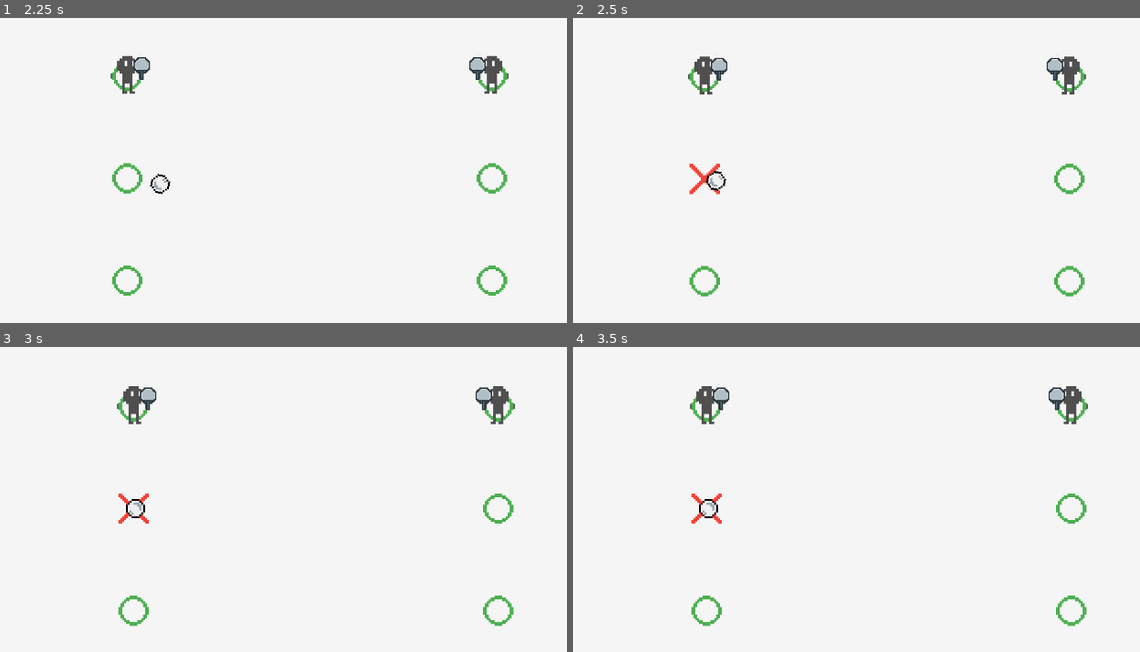
Above: before the commit, frames 1-4 (two rows, left to right).
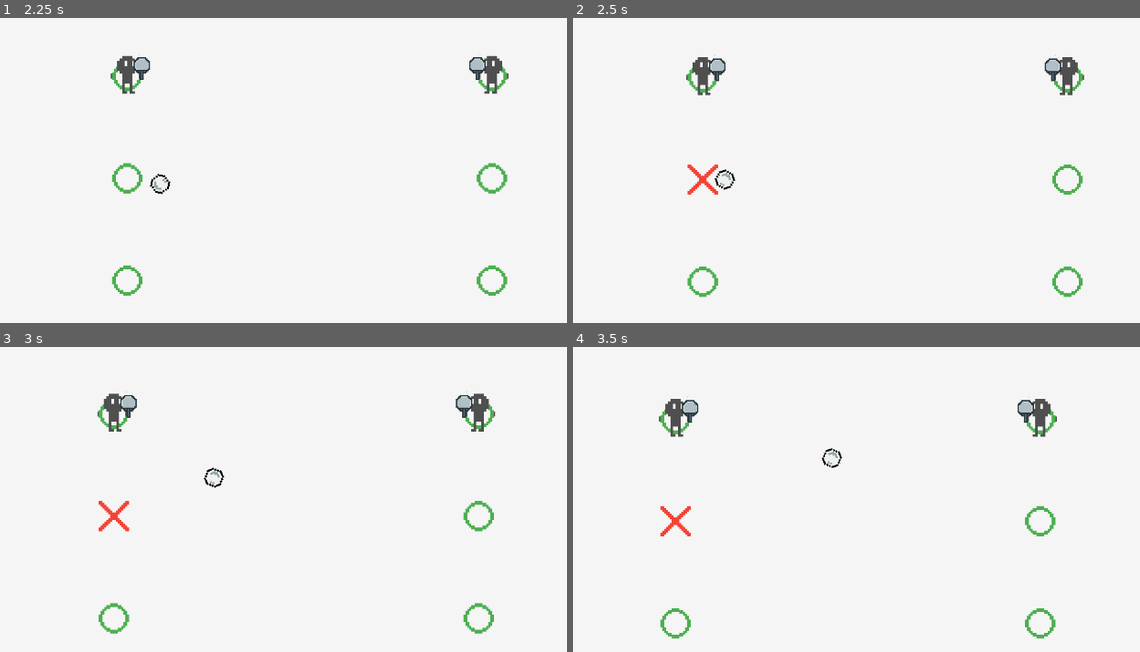
Above: after the commit, the same moments.

Repository: xharris/pongplus
Game: Godot game, scene res://entities/game/game.tscn
The game is run twice, just before and just after one commit, with the same random seed, the same clock (stepped at 60 frames per second) and the same inputs.
Inputs:
- Up to frame 1 (2.25 s): no input
- Up to frame 2 (2.5 s): no input
- Up to frame 3 (3 s): no input
- Up to frame 4 (3.5 s): no input

Frame 1 is identical in both runs. In frame 2, 1.6% of the frame differs, in the area x 19-91%, y 11-92%; in frame 3, 3.3%; in frame 4, 3.7%, in the area x 15-91%, y 11-96%.

Commit message:
stuff works

Diff:
--- a/components/ability/ability.gd
+++ b/components/ability/ability.gd
@@ -4,6 +4,10 @@
 @export var name: String
 @export var on_ready: Array[Visitor]
 
+@export var on_me_hit_missile_straight: Array[Visitor]
+@export var on_me_hit_missile_up: Array[Visitor]
+@export var on_me_hit_missile_down: Array[Visitor]
+
 @export var on_me_hit_ball: Array[Visitor]
 @export var on_ball_hit_me: Array[Visitor]
 
--- /dev/null
+++ b/components/filter_strategy.gd
@@ -0,0 +1,5 @@
+extends Resource
+class_name FilterStrategy
+
+func filter(item) -> bool:
+    return true
--- a/components/missile/missile.gd
+++ b/components/missile/missile.gd
@@ -1,5 +1,7 @@
 extends Node2D
 class_name Missile
+
+signal start_path_to(target: Node2D)
 
 ## Seconds
 const MISSILE_DURATION_MIN: float = 3
@@ -80,6 +82,7 @@
         )
     )
     _log.debug("target %s" % [target])
+    start_path_to.emit(target)
 
 func stop_pathing():
     if _tween:
--- a/components/node_group/node_group.gd
+++ b/components/node_group/node_group.gd
@@ -2,10 +2,12 @@
 class_name NodeGroup
 
 static func get_group(node: Node2D) -> NodeGroup:
+    if not node:
+        return
     for g: NodeGroup in node.get_tree().get_nodes_in_group(Groups.NODE_GROUP):
         if g.is_ancestor_of(node):
             return g
-    return null
+    return
 
 @export var position_strategy: PositionStrategy
 
--- /dev/null
+++ b/components/platform/platform_filter_strategy.gd
@@ -0,0 +1,11 @@
+extends FilterStrategy
+class_name PlatformFilterStrategy
+
+@export var enabled: bool = true
+
+func filter(item) -> bool:
+    if item is Platform:
+        if enabled != not item.is_disabled():
+            return false
+        return true
+    return false
--- a/components/util.gd
+++ b/components/util.gd
@@ -1,4 +1,4 @@
-extends Node
+extends Resource
 class_name Util
 
 static func get_ancestor(node: Node, ancestor_cls) -> Node:
@@ -7,3 +7,15 @@
     if is_instance_of(node, ancestor_cls):
         return node
     return get_ancestor(node.get_parent(), ancestor_cls)
+
+static func find_child(parent: Node, child_cls) -> Node:
+    for c: Node in parent.find_children('*'):
+        if is_instance_of(c, child_cls):
+            return c
+    return
+
+static func find_first_child_in_group(parent: Node, group: StringName) -> Node:
+    for n: Node in parent.get_tree().get_nodes_in_group(group):
+        if parent.is_ancestor_of(n):
+            return n
+    return
--- a/entities/ball/ball.gd
+++ b/entities/ball/ball.gd
@@ -26,6 +26,7 @@
     add_to_group(Groups.BALL)
     hitbox.accepted_visitor.connect(accept)
     hitbox.body_entered_once.connect(_on_body_entered_once)
+    missile.start_path_to.connect(_on_missile_start_path_to)
     sprite.scale = Vector2(sprite_scale, sprite_scale)
     for a in abilities:
         Visitor.visit(self, a.on_ready)
@@ -43,9 +44,7 @@
         global_position = missile.missile_position
     sprite.rotation = missile.velocity.angle()
 
-func missile_path_next_target():
-    if next_missile_target:
-        missile.path_to(next_missile_target)
-        var tween = sprite.create_tween()
-        tween.tween_property(sprite, "scale", Vector2(sprite_scale, sprite_scale), squeeze_duration)\
-            .from(Vector2(sprite_scale+squeeze_amount, sprite_scale-squeeze_amount))
+func _on_missile_start_path_to():
+    var tween = sprite.create_tween()
+    tween.tween_property(sprite, "scale", Vector2(sprite_scale, sprite_scale), squeeze_duration)\
+        .from(Vector2(sprite_scale+squeeze_amount, sprite_scale-squeeze_amount))
--- a/entities/ball/ball_target_platform_strategy.gd
+++ /dev/null
@@ -1,47 +0,0 @@
-extends Resource
-class_name BallMissileTargetStrategy
-
-enum AimDirection {STRAIGHT, UP, DOWN}
-
-var _log = Logger.new("ball_target_platform")#, Logger.Level.DEBUG)
-var direction: AimDirection
-
-func get_next_target(me: Missile) -> Node2D:
-    # get last platform targeted
-    var targets = me.target_history.duplicate()
-    targets.reverse()
-    var platform: Platform
-    for t in targets:
-        var p: Platform = Util.get_ancestor(t, Platform)
-        if p:
-            platform = p
-            break
-    if not platform:
-        _log.warn(
-            "no previously targeted platform:\n\tmissile.target_history: %s" % [
-                me.target_history
-            ])
-        return
-    # get same index platform in group
-    var last_group = NodeGroup.get_group(platform)
-    if not last_group:
-        _log.warn("platform is not part of a group: %s" % [platform])
-        return
-    var groups: Array[NodeGroup]
-    groups.assign(me.get_tree().get_nodes_in_group(Groups.NODE_GROUP))
-    groups.erase(last_group)
-    var group: NodeGroup = groups.pick_random()
-    var index_in_group = last_group.find(platform)
-    # get next platform to target
-    var next_missile_target: Node2D
-    match direction:
-        AimDirection.UP:
-            index_in_group -= 1
-        AimDirection.DOWN:
-            index_in_group += 1
-    var item = group.items[clampi(index_in_group, 0, group.items.size()-1)]
-    var next_platform = item.find_child('Platform')
-    next_missile_target = next_platform
-    # move to it
-    _log.debug("Ball next target: from %s to %s" % [platform, next_missile_target])
-    return next_missile_target
--- /dev/null
+++ b/entities/ball/visitors/missile_path_to_direction.gd
@@ -0,0 +1,74 @@
+## Will target a node in the given [code]target_group[/code] but in a different
+## NodeGroup.
+extends MissileVisitor
+class_name MissilePathToDirection
+
+enum AimDirection {STRAIGHT, UP, DOWN, RANDOM}
+
+var _log = Logger.new("ball_missile_path_to", Logger.Level.DEBUG)
+@export var direction: AimDirection
+@export var target_group: StringName
+@export var target_filter_strategy: FilterStrategy
+@export var avoid_repeat: bool = true
+@export var different_node_group: bool = true
+
+## Get last target in the same target_group
+func _get_last_target(me: Missile) -> Node2D:
+    var history = me.target_history.duplicate()
+    history.reverse() # newest to oldest
+    for t in history:
+        if t.is_in_group(target_group):
+            return t
+    return
+
+func visit_missile(me: Missile):
+    var items: Array[Node2D]
+    items.assign(me.get_tree().get_nodes_in_group(target_group))
+    # filter: avoid targeting same node
+    if avoid_repeat:
+        var last_target_same_group = _get_last_target(me)
+        if last_target_same_group:
+            items.erase(last_target_same_group)
+    # filter: only target in different NodeGroup
+    if different_node_group:
+        var last_target = _get_last_target(me)
+        if last_target:
+            var last_group = NodeGroup.get_group(last_target)
+            # get all groups that are not the last one
+            var other_groups: Array[NodeGroup]
+            for item in items:
+                var group = NodeGroup.get_group(item)
+                if group and group != last_group and not other_groups.has(group):
+                    other_groups.append(group)
+            if other_groups.size() > 0:
+                # only use items that belong to randomly picked group
+                var group: NodeGroup = other_groups.pick_random()
+                _log.debug("pick group %s -> %s" % [last_group, group])
+                items = items.filter(func(item: Node2D):
+                    return group.find(item) >= 0)
+    # filter: use filter strategy
+    if target_filter_strategy:
+        items = items.filter(target_filter_strategy.filter)
+    if items.size() == 0:
+        _log.error(items.size() == 0, "no targets")
+        me.stop_pathing()
+        return
+    # use aim direction
+    var index: int
+    var last_target_same_group = _get_last_target(me)
+    if last_target_same_group:
+        var last_group = NodeGroup.get_group(last_target_same_group)
+        if last_group:
+            index = last_group.find(last_target_same_group)
+    match direction:
+        AimDirection.UP:
+            index -= 1
+        AimDirection.DOWN:
+            index += 1
+        AimDirection.RANDOM:
+            index = randi() % items.size()
+    index = clampi(index, 0, items.size()-1)
+    # finally, path to it
+    var next_target = items[index]
+    _log.debug("set target: from %s to %s" % [me.target_history.back(), next_target])
+    me.path_to(next_target)
--- a/entities/platform_movement/platform_movement.gd
+++ b/entities/platform_movement/platform_movement.gd
@@ -13,23 +13,23 @@
     if not _current:
         _log.warn("not currently on a platform")
         return false
-    if not _current.up:
+    var next = _current.up
+    if not next:
         return false
-    _current = _current.up
-    while _current and not can_move_to(_current):
-        _current = _current.up
-    return move_to_platform(_current)
+    while next and not can_move_to(next):
+        next = next.up
+    return move_to_platform(next)
 
 func move_down() -> bool:
     if not _current:
         _log.warn("not currently on a platform")
         return false
-    if not _current.down:
+    var next = _current.down
+    if not next:
         return false
-    _current = _current.down
-    while _current and not can_move_to(_current):
-        _current = _current.down
-    return move_to_platform(_current)
+    while next and not can_move_to(next):
+        next = next.down
+    return move_to_platform(next)
 
 func move_to_closest():
     # get nearest platform
--- a/entities/player/player.gd
+++ b/entities/player/player.gd
@@ -1,5 +1,7 @@
 extends Node2D
 class_name Player
+
+enum AimDirection {STRAIGHT, UP, DOWN}
 
 var _log = Logger.new("player")#, Logger.Level.DEBUG)
 
@@ -14,7 +16,7 @@
 @export var abilities: Array[Ability]
 
 var _platform_move_tween: Tween
-var _ball_missile_target_strategy: BallMissileTargetStrategy = BallMissileTargetStrategy.new()
+var aim_direction: AimDirection = AimDirection.STRAIGHT
 
 func accept(v: Visitor):
     if v is CameraVisitor:
@@ -82,16 +84,24 @@
     hitbox.update_indicator(0)
 
 func _on_hitbox_body_entered_once(body: Node2D):
-    var parent = body.get_parent()
-    if parent is Ball:
-        #var next_missile_target =
-        _log.debug("I hit %s" % [parent])
-        if _ball_missile_target_strategy:
-            var next_missile_target = _ball_missile_target_strategy.get_next_target(parent.missile)
-            parent.missile.path_to(next_missile_target)
-            _ball_missile_target_strategy.direction = BallMissileTargetStrategy.AimDirection.STRAIGHT
-        else:
-            _log.warn("ball missile target strategy is null")
+    if body is Hitbox:
+        var parent = body.get_parent()
+        var missile: Missile = Util.find_child(parent, Missile)
+        if missile:
+            var visitors: Array[Visitor]
+            match aim_direction:
+                AimDirection.UP:
+                    for a in abilities:
+                        visitors.append_array(a.on_me_hit_missile_up)
+                AimDirection.DOWN:
+                    for a in abilities:
+                        visitors.append_array(a.on_me_hit_missile_down)
+                AimDirection.STRAIGHT:
+                    for a in abilities:
+                        visitors.append_array(a.on_me_hit_missile_straight)
+            _log.debug("me hit %s's Missile, %d visitor(s)" % [parent, visitors.size()])
+            Visitor.visit(self, visitors)
+            Visitor.visit(missile, visitors)
 
 ## Is currently in the middle of an attack
 func is_attack_locked():
@@ -107,13 +117,13 @@
 
 func _on_up():
     if is_charge_attack_locked():
-        _ball_missile_target_strategy.direction = BallMissileTargetStrategy.AimDirection.UP
+        aim_direction = AimDirection.UP
     if not is_movement_locked():
         movement.move_up()
 
 func _on_down():
     if is_charge_attack_locked():
-        _ball_missile_target_strategy.direction = BallMissileTargetStrategy.AimDirection.DOWN
+        aim_direction = AimDirection.DOWN
     if not is_movement_locked():
         movement.move_down()
 
--- a/resources/abilities/ball.tres
+++ b/resources/abilities/ball.tres
@@ -2,14 +2,17 @@
 
 [ext_resource type="Script" uid="uid://fblxl8ipdlsr" path="res://components/visitor.gd" id="1_6uw1r"]
 [ext_resource type="Script" uid="uid://2ap2s3ni6oid" path="res://components/ability/ability.gd" id="2_apd76"]
-[ext_resource type="Resource" uid="uid://dw78u7op1vk8f" path="res://resources/missile_visitors/target_random_platform.tres" id="2_msgjp"]
 [ext_resource type="Resource" uid="uid://bmtj5vfmhs08g" path="res://resources/platform_visitors/disable_platform.tres" id="2_wgwou"]
+[ext_resource type="Resource" uid="uid://d33uvp37ersrx" path="res://resources/missile_visitors/missile_path_to_platform_random.tres" id="3_msgjp"]
 
 [resource]
 script = ExtResource("2_apd76")
 name = "ball"
-on_ready = Array[ExtResource("1_6uw1r")]([ExtResource("2_msgjp")])
+on_ready = Array[ExtResource("1_6uw1r")]([ExtResource("3_msgjp")])
+on_me_hit_missile_straight = Array[ExtResource("1_6uw1r")]([])
+on_me_hit_missile_up = Array[ExtResource("1_6uw1r")]([])
+on_me_hit_missile_down = Array[ExtResource("1_6uw1r")]([])
 on_me_hit_ball = Array[ExtResource("1_6uw1r")]([])
 on_ball_hit_me = Array[ExtResource("1_6uw1r")]([])
-on_me_hit_player_platform = Array[ExtResource("1_6uw1r")]([ExtResource("2_wgwou"), null])
+on_me_hit_player_platform = Array[ExtResource("1_6uw1r")]([ExtResource("2_wgwou"), ExtResource("3_msgjp")])
 metadata/_custom_type_script = "uid://2ap2s3ni6oid"
--- a/resources/abilities/player.tres
+++ b/resources/abilities/player.tres
@@ -9,11 +9,17 @@
 [ext_resource type="Resource" uid="uid://df5po4q22l4j1" path="res://resources/camera_visitors/camera_shake_small.tres" id="7_xjtyu"]
 [ext_resource type="Resource" uid="uid://cilyext635ffc" path="res://resources/character_visitors/flash_weapon_quick.tres" id="8_0qag6"]
 [ext_resource type="Script" uid="uid://2ap2s3ni6oid" path="res://components/ability/ability.gd" id="9_q2tj6"]
+[ext_resource type="Resource" uid="uid://cir2p0mlpq0jf" path="res://resources/missile_visitors/missile_path_to_platform_down.tres" id="9_r1t8y"]
+[ext_resource type="Resource" uid="uid://cisgigecxpi62" path="res://resources/missile_visitors/missile_path_to_platform_straight.tres" id="10_xyanm"]
+[ext_resource type="Resource" uid="uid://cfsxoueol1vuk" path="res://resources/missile_visitors/missile_path_to_platform_up.tres" id="11_8tc3a"]
 
 [resource]
 script = ExtResource("9_q2tj6")
 name = "player"
 on_ready = Array[ExtResource("1_ny5iu")]([])
+on_me_hit_missile_straight = Array[ExtResource("1_ny5iu")]([ExtResource("10_xyanm")])
+on_me_hit_missile_up = Array[ExtResource("1_ny5iu")]([ExtResource("11_8tc3a")])
+on_me_hit_missile_down = Array[ExtResource("1_ny5iu")]([ExtResource("9_r1t8y")])
 on_me_hit_ball = Array[ExtResource("1_ny5iu")]([ExtResource("6_8tc3a"), ExtResource("7_xjtyu"), ExtResource("8_0qag6")])
 on_ball_hit_me = Array[ExtResource("1_ny5iu")]([ExtResource("2_8ssxf"), ExtResource("3_6kxed"), ExtResource("4_r1t8y"), ExtResource("5_xyanm")])
 on_me_hit_player_platform = Array[ExtResource("1_ny5iu")]([])
--- /dev/null
+++ b/resources/missile_visitors/missile_path_to_platform_down.tres
@@ -0,0 +1,11 @@
+[gd_resource type="Resource" script_class="MissilePathToDirection" load_steps=3 format=3 uid="uid://cir2p0mlpq0jf"]
+
+[ext_resource type="Script" uid="uid://c6ganj6sqydie" path="res://entities/ball/visitors/missile_path_to_direction.gd" id="1_c5e8p"]
+[ext_resource type="Resource" uid="uid://dn8iyanjx0p27" path="res://resources/platform_filter_strategies/filter_platform_enabled.tres" id="2_6rkwy"]
+
+[resource]
+script = ExtResource("1_c5e8p")
+direction = 2
+target_group = &"platform"
+target_filter_strategy = ExtResource("2_6rkwy")
+metadata/_custom_type_script = "uid://c6ganj6sqydie"
--- /dev/null
+++ b/resources/missile_visitors/missile_path_to_platform_random.tres
@@ -0,0 +1,11 @@
+[gd_resource type="Resource" script_class="MissilePathToDirection" load_steps=3 format=3 uid="uid://d33uvp37ersrx"]
+
+[ext_resource type="Script" uid="uid://c6ganj6sqydie" path="res://entities/ball/visitors/missile_path_to_direction.gd" id="1_4u5l7"]
+[ext_resource type="Resource" uid="uid://dn8iyanjx0p27" path="res://resources/platform_filter_strategies/filter_platform_enabled.tres" id="2_mhqpq"]
+
+[resource]
+script = ExtResource("1_4u5l7")
+direction = 3
+target_group = &"platform"
+target_filter_strategy = ExtResource("2_mhqpq")
+metadata/_custom_type_script = "uid://c6ganj6sqydie"
--- /dev/null
+++ b/resources/missile_visitors/missile_path_to_platform_straight.tres
@@ -0,0 +1,11 @@
+[gd_resource type="Resource" script_class="MissilePathToDirection" load_steps=3 format=3 uid="uid://cisgigecxpi62"]
+
+[ext_resource type="Script" uid="uid://c6ganj6sqydie" path="res://entities/ball/visitors/missile_path_to_direction.gd" id="1_j8hhq"]
+[ext_resource type="Resource" uid="uid://dn8iyanjx0p27" path="res://resources/platform_filter_strategies/filter_platform_enabled.tres" id="2_vvscf"]
+
+[resource]
+script = ExtResource("1_j8hhq")
+direction = 0
+target_group = &"platform"
+target_filter_strategy = ExtResource("2_vvscf")
+metadata/_custom_type_script = "uid://c6ganj6sqydie"
--- /dev/null
+++ b/resources/missile_visitors/missile_path_to_platform_up.tres
@@ -0,0 +1,11 @@
+[gd_resource type="Resource" script_class="MissilePathToDirection" load_steps=3 format=3 uid="uid://cfsxoueol1vuk"]
+
+[ext_resource type="Script" uid="uid://c6ganj6sqydie" path="res://entities/ball/visitors/missile_path_to_direction.gd" id="1_finvj"]
+[ext_resource type="Resource" uid="uid://dn8iyanjx0p27" path="res://resources/platform_filter_strategies/filter_platform_enabled.tres" id="2_w8fa5"]
+
+[resource]
+script = ExtResource("1_finvj")
+direction = 1
+target_group = &"platform"
+target_filter_strategy = ExtResource("2_w8fa5")
+metadata/_custom_type_script = "uid://c6ganj6sqydie"
--- a/resources/missile_visitors/target_random_platform.tres
+++ /dev/null
@@ -1,9 +0,0 @@
-[gd_resource type="Resource" script_class="MissilePathTo" load_steps=2 format=3 uid="uid://dw78u7op1vk8f"]
-
-[ext_resource type="Script" uid="uid://cegw8o8f7yqjl" path="res://components/missile/visitors/missile_path_to.gd" id="1_ii3rw"]
-
-[resource]
-script = ExtResource("1_ii3rw")
-target = 0
-group = &"platform"
-metadata/_custom_type_script = "uid://d3l74jdgrxrj4"
--- /dev/null
+++ b/resources/platform_filter_strategies/filter_platform_enabled.tres
@@ -0,0 +1,8 @@
+[gd_resource type="Resource" script_class="PlatformFilterStrategy" load_steps=2 format=3 uid="uid://dn8iyanjx0p27"]
+
+[ext_resource type="Script" uid="uid://hbmxluf5raoj" path="res://components/platform/platform_filter_strategy.gd" id="1_k47kx"]
+
+[resource]
+script = ExtResource("1_k47kx")
+enabled = true
+metadata/_custom_type_script = "uid://hbmxluf5raoj"
Not shown, added: components/filter_strategy.gd.uid
Not shown, added: components/platform/platform_filter_strategy.gd.uid
Not shown, removed: entities/ball/ball_target_platform_strategy.gd.uid
Not shown, added: entities/ball/visitors/missile_path_to_direction.gd.uid
Not shown: 1 places in resources/abilities/player.tres that only renumber resources
